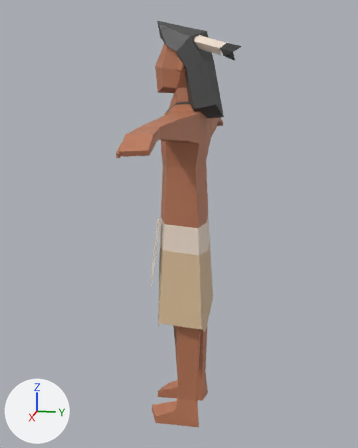
An edit to the FBX model Assets/polyperfect/Low Poly Ultimate Pack/M/- Meshes_M/People_M/Rigs_M/man-native-warrior_Rig.fbx, drawn before and after from the same camera.
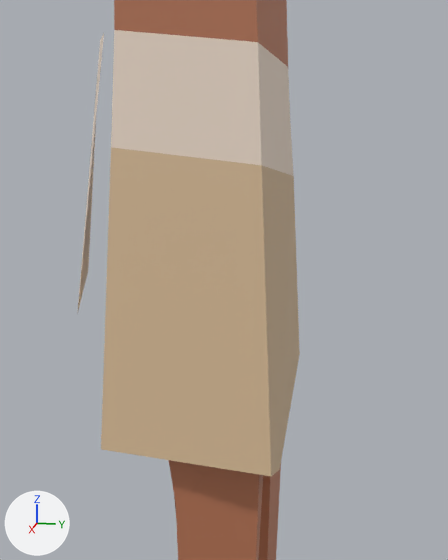
Each version is shown whole from a camera (50 mm lens) standing at (2.206, 0.408, 1.513) and looking at (0.006, -0.033, 0.963), then close up from a camera (50 mm lens) standing at (0.801, 0.177, 0.903) and looking at (-0.004, 0.016, 0.702). Arrows for +X, +Y and +Z are at lower left; the lights stay in place. Where no turn or scale is listed for an object, it has been applied to the vertices.

The first close-up shows 'man-native-warrior_Rig'.
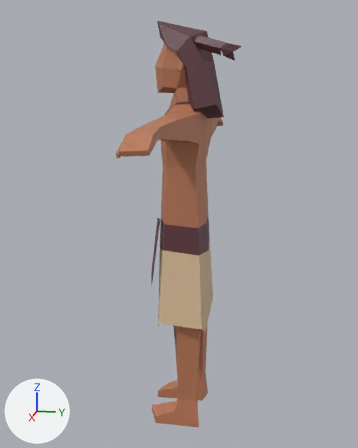
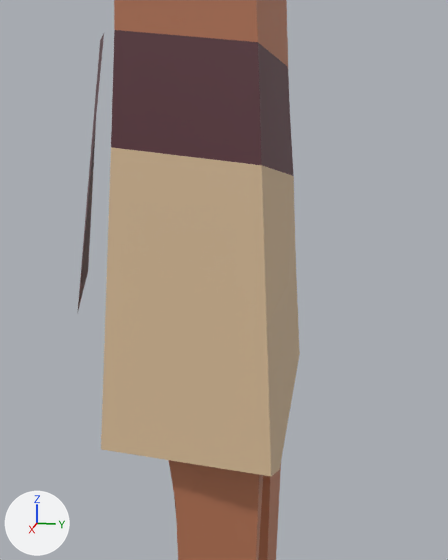
Boxes [x1, y1, x2, y2] around the edits, measured in the close-ups (448 x 560 px):
'man-native-warrior_Rig', recoloured (white to brown): [78, 27, 298, 310] in both

Diff of the bpy script that builds the scene:
```diff
--- a/Assets/polyperfect/Low Poly Ultimate Pack/M/- Meshes_M/People_M/Rigs_M/man-native-warrior_Rig.fbx.py
+++ b/Assets/polyperfect/Low Poly Ultimate Pack/M/- Meshes_M/People_M/Rigs_M/man-native-warrior_Rig.fbx.py
@@ mat_15_brown_white @@
 mat_15_brown_white = principled_material('15 BROWN-WHITE')
-mat_15_brown_white.base_color = (0.888, 0.745, 0.624)  # white #f2e0cf
+mat_15_brown_white.base_color = (0.112, 0.0369, 0.0482)  # brown #5e363e
```
